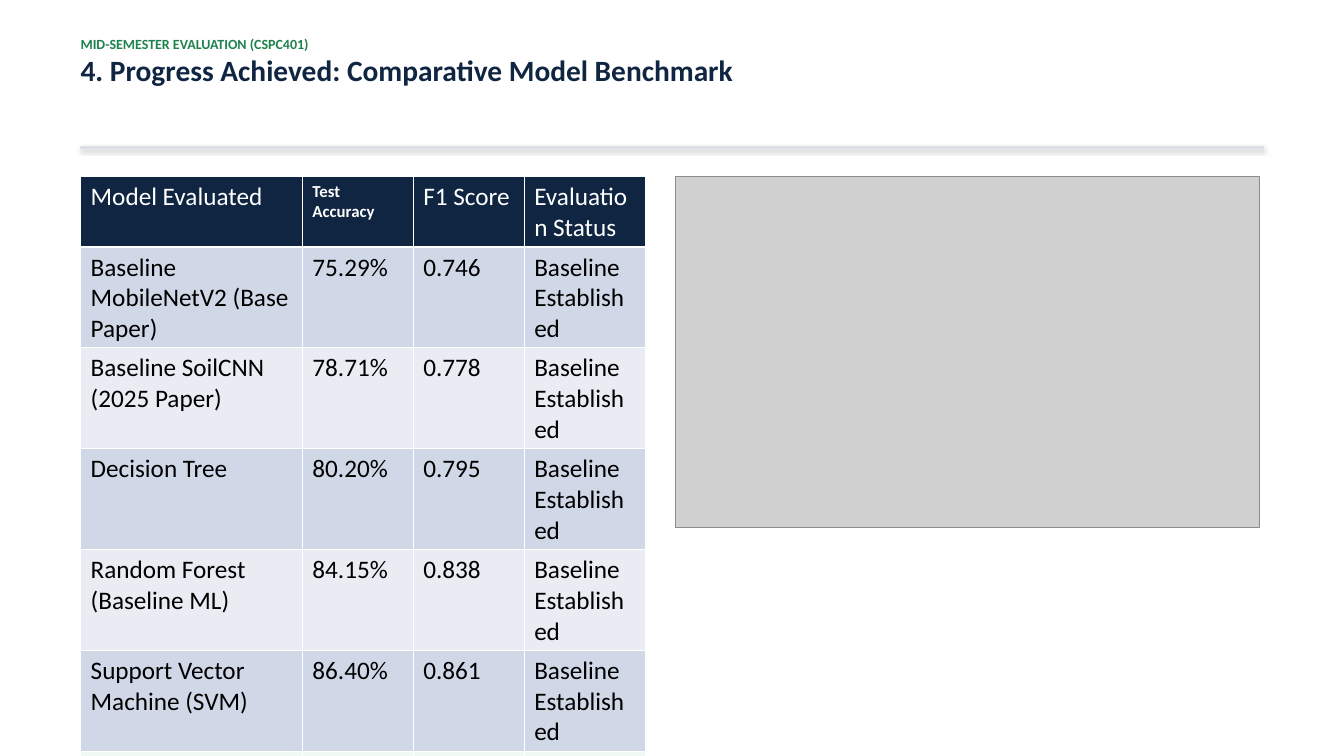
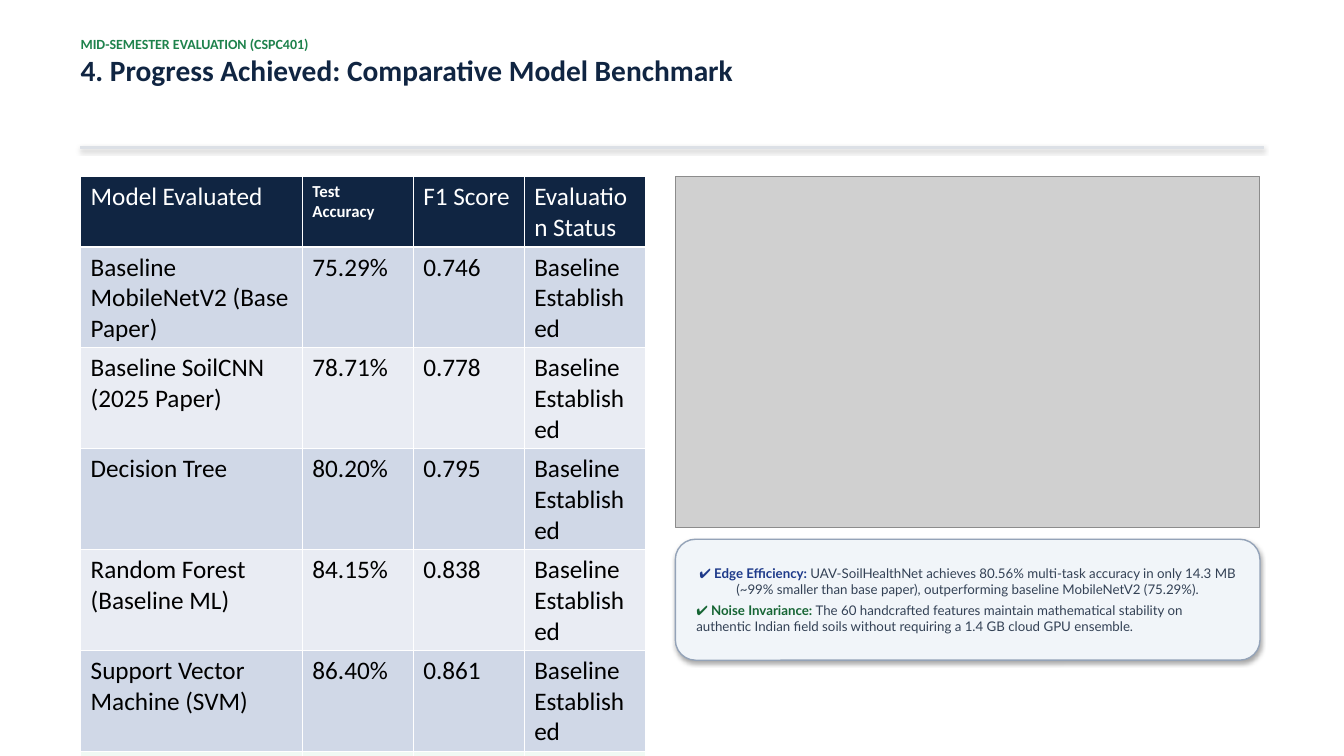
Before and after one commit to Naveen-Beniwal/soil-project1, a slide deck: slide 7 of Mid_Sem_Presentation_CSPC401.pptx. Drawn at 1344x756 pixels with LibreOffice and Linux fonts; fonts in the diff are those of the drawing; grey boxes stand for pictures. Boxes give left, top, right and bottom in pixels: in the first picture for what was removed or moved away, otherwise in the second. Text is boxed around its words. In the diff, an @@ line names an element or a change of style, - is before the commit and + after.

```diff
--- a/Mid_Sem_Presentation_CSPC401.pptx
+++ b/Mid_Sem_Presentation_CSPC401.pptx
@@ rounded rectangle added at (676, 539, 1260, 660), fill #F1F5F9, outline #94A3B8 1 pt, 9.5 pt, text #334155 @@
+✔ Edge Efficiency: UAV-SoilHealthNet achieves 80.56% multi-task accuracy in only 14.3 MB (~99% smaller than base paper), outperforming baseline MobileNetV2 (75.29%).
+✔ Noise Invariance: The 60 handcrafted features maintain mathematical stability on authentic Indian field soils without requiring a 1.4 GB cloud GPU ensemble.
```
Also in this commit, not shown: 5 other slides changed, 3 other files.
